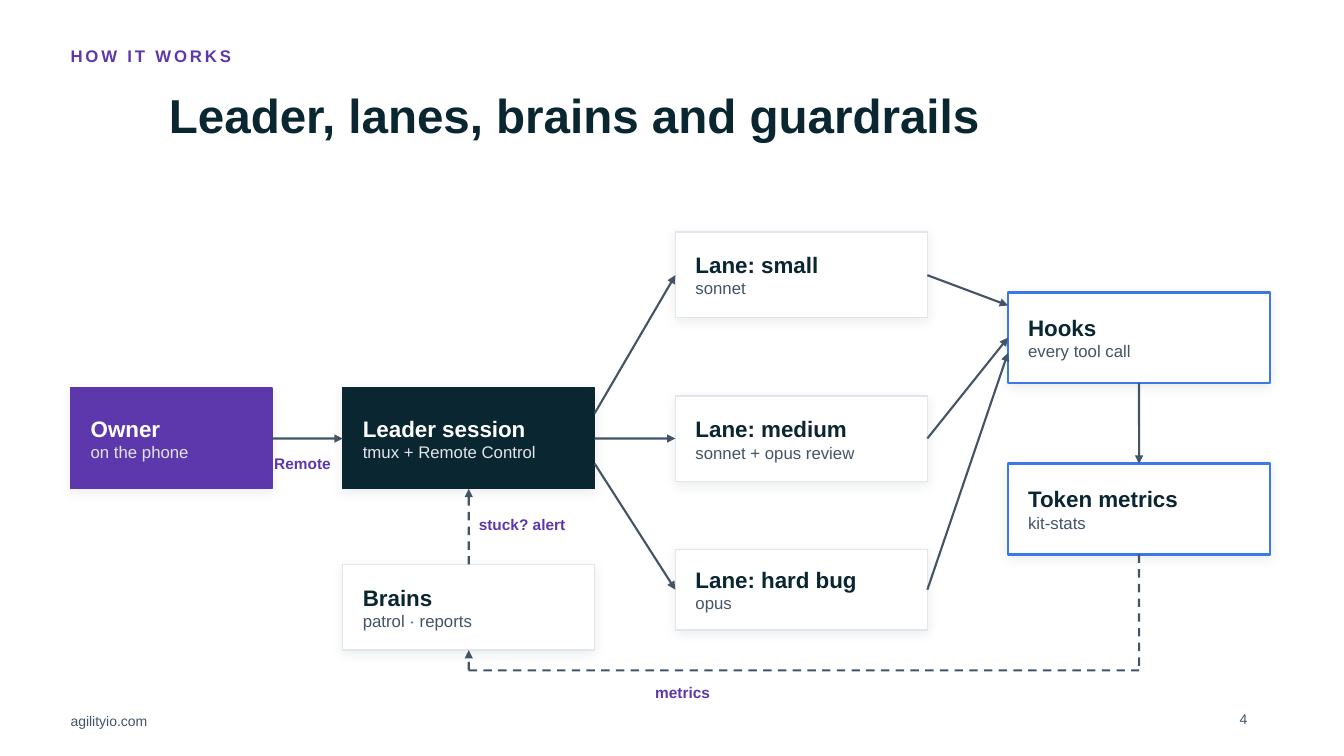
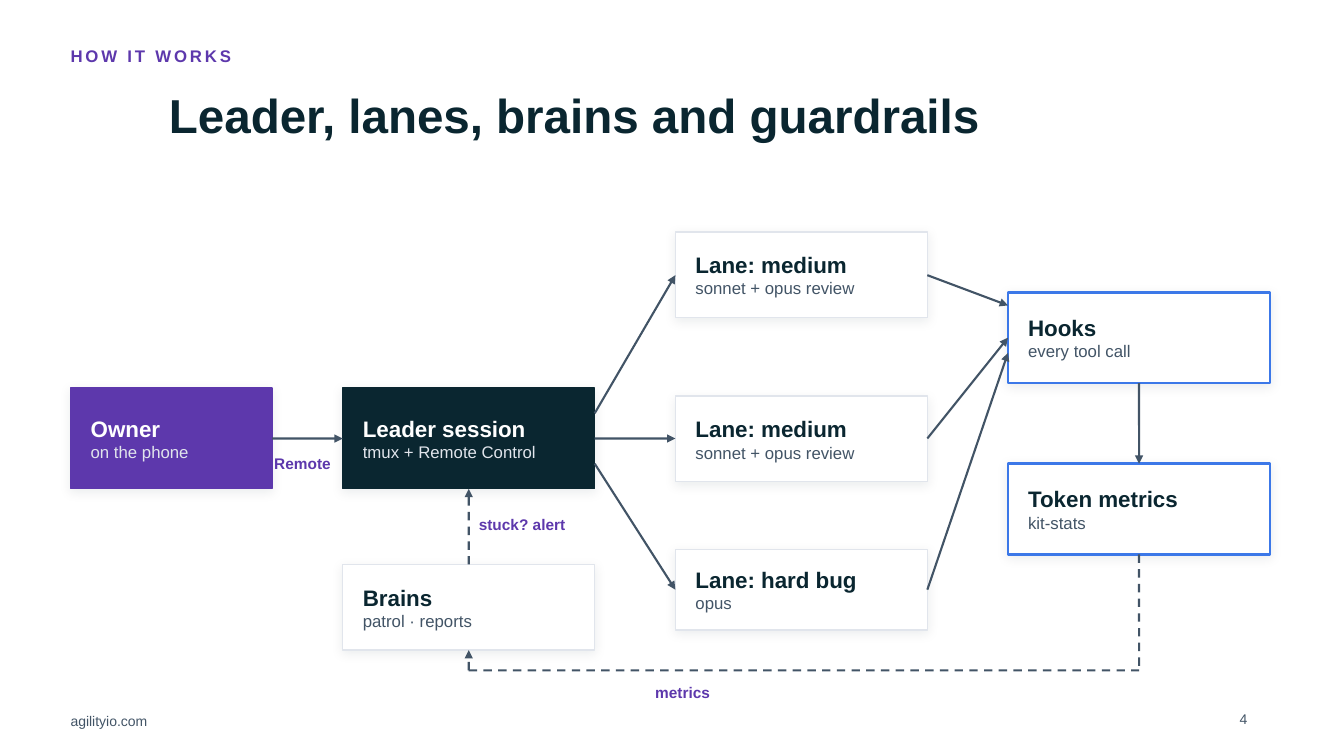
Before and after one commit to trungungtoan-agilityio/AgiAgentKit, a slide deck: slide 4 of docs/talk/Session-Superadvisor-AgilityIO.pptx. Drawn at 1344x756 pixels with LibreOffice and Linux fonts; fonts in the diff are those of the drawing; background and template pictures are left out. Boxes give left, top, right and bottom in pixels: in the first picture for what was removed or moved away, otherwise in the second. Text is boxed around its words. In the diff, an @@ line names an element or a change of style, - is before the commit and + after.

```diff
--- a/docs/talk/Session-Superadvisor-AgilityIO.pptx
+++ b/docs/talk/Session-Superadvisor-AgilityIO.pptx
@@ text at (695,256,854,298): text changed; size 16 to 12 pt; text colour #0A2630 to #425466; bold off @@
-Lane: small
-sonnet
+Lane: medium
+sonnet + opus review
```
Also in this commit, not shown: 2 other slides changed, 12 other files.
